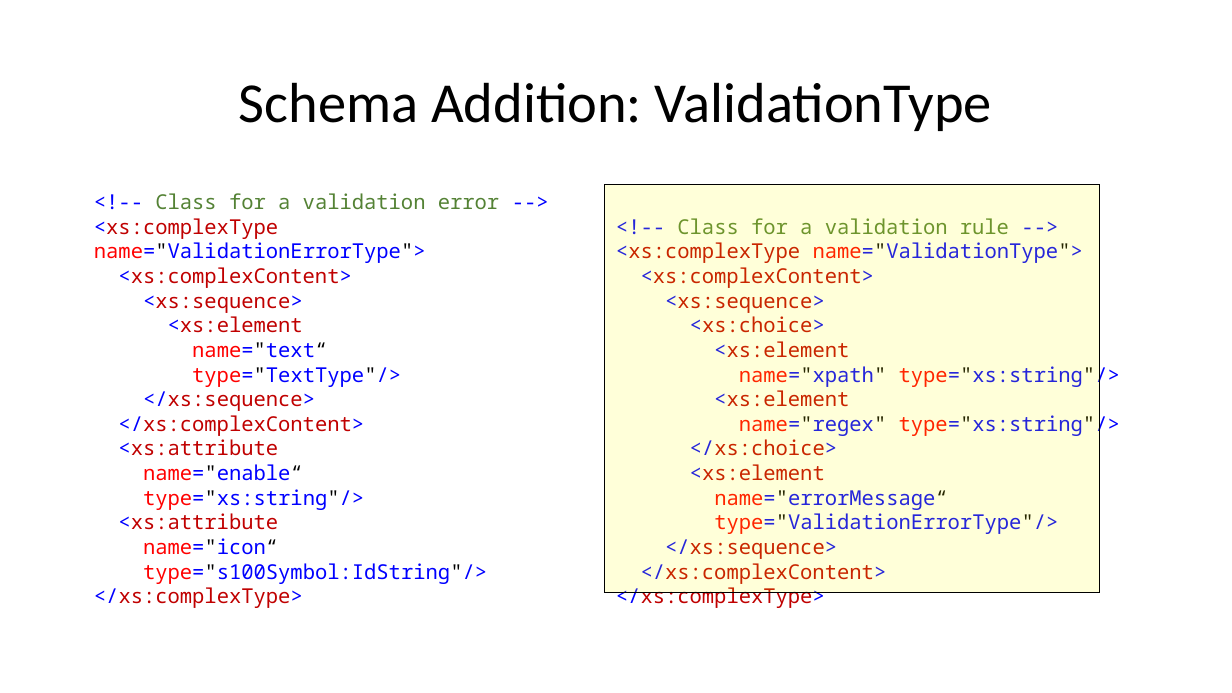
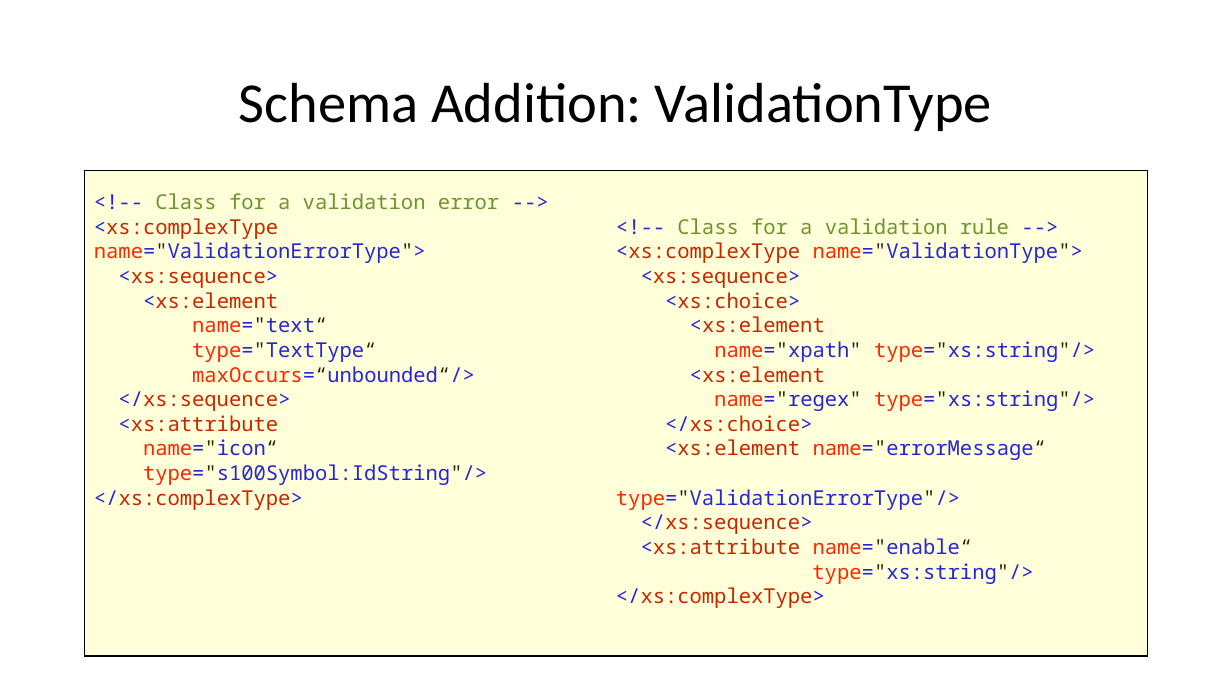
Before and after one commit to IHO-S100WG/TSM8, a slide deck: slide 23 of 6.7 Validation of Portrayal Input/Validation of Portrayal Inputs.pptx. Drawn at 1232x693 pixels with LibreOffice and Linux fonts; fonts in the diff are those of the drawing. Boxes give left, top, right and bottom in pixels: in the first picture for what was removed or moved away, otherwise in the second. Text is boxed around its words. In the diff, an @@ line names an element or a change of style, - is before the commit and + after.

```diff
--- a/6.7 Validation of Portrayal Input/Validation of Portrayal Inputs.pptx
+++ b/6.7 Validation of Portrayal Input/Validation of Portrayal Inputs.pptx
@@ rectangle: place and size @@
-rectangle at bbox=[604, 185, 1100, 593]
+rectangle at bbox=[85, 171, 1148, 656]
@@ text at bbox=[118, 267, 352, 288]: paragraph removed @@
-<xs:complexContent>
@@ text at bbox=[641, 267, 875, 288]: paragraph removed @@
-<xs:complexContent>
@@ text at bbox=[192, 342, 475, 382]: text changed @@
-type="TextType"/>
+type="TextType“
+maxOccurs=“unbounded“/>
@@ text at bbox=[118, 415, 364, 510]: paragraphs removed @@
-</xs:complexContent>
-<xs:attribute
-name="enable“
-type="xs:string"/>
@@ text at bbox=[665, 439, 1047, 460]: text changed @@
-<xs:element
-name="errorMessage“
+<xs:element name="errorMessage“
@@ text at bbox=[641, 538, 1033, 584]: text changed; text colour #C00000 to #0000FF @@
-</xs:complexContent>
+<xs:attribute name="enable“
+type="xs:string"/>
```
Also in this commit, not shown: 3 other slides changed, 1 other file.
